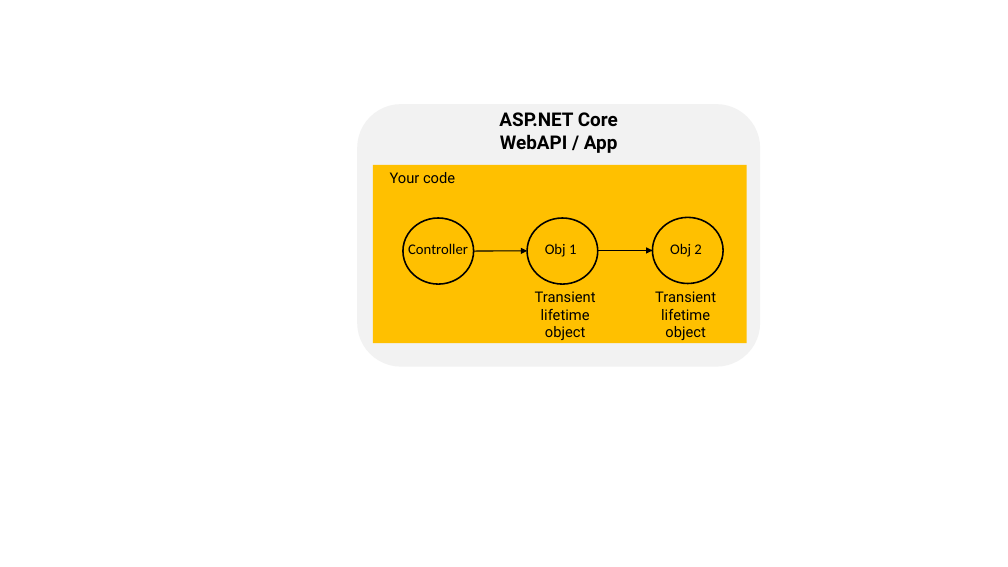
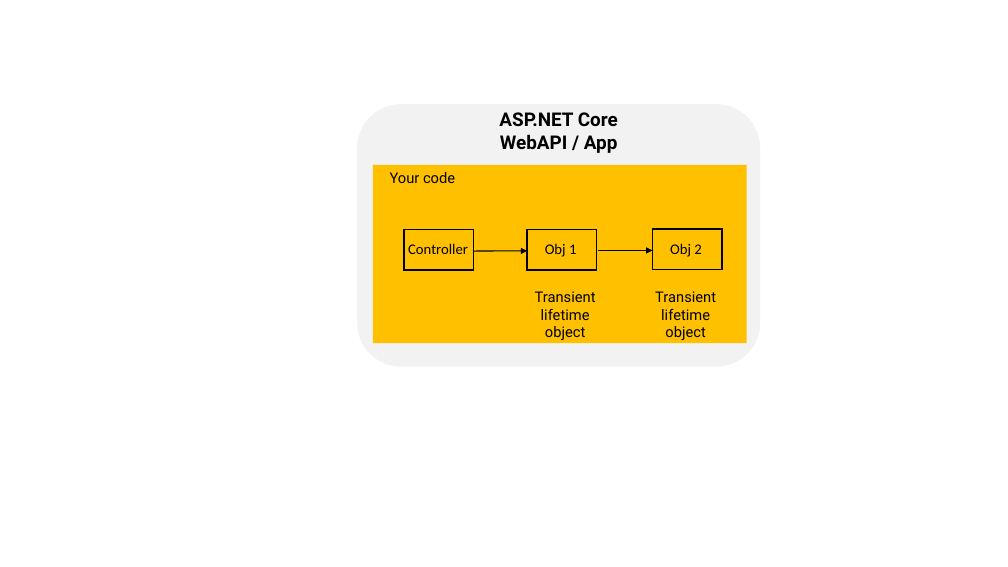
Before and after one commit to CESARDELATORRE/MLNET-Posts, a slide deck: slide 2 of Posts/001-Running-MLNET-Models-in-ASPNETCore/images/Images-MLNET-ASPNETCore.pptx. Drawn at 1008x567 pixels with LibreOffice and Linux fonts; fonts in the diff are those of the drawing. Boxes give left, top, right and bottom in pixels: in the first picture for what was removed or moved away, otherwise in the second. Text is boxed around its words. In the diff, an @@ line names an element or a change of style, - is before the commit and + after.

```diff
--- a/Posts/001-Running-MLNET-Models-in-ASPNETCore/images/Images-MLNET-ASPNETCore.pptx
+++ b/Posts/001-Running-MLNET-Models-in-ASPNETCore/images/Images-MLNET-ASPNETCore.pptx
@@ ellipse removed at box(403, 218, 473, 284) @@
@@ rectangle added at box(404, 230, 473, 270), outline #000000 1.5 pt @@
@@ ellipse removed at box(527, 218, 597, 284) @@
@@ rectangle added at box(527, 230, 597, 270), outline #000000 1.5 pt @@
@@ ellipse removed at box(653, 218, 723, 284) @@
@@ rectangle added at box(653, 229, 722, 269), outline #000000 1.5 pt @@
```
Also in this commit, not shown: 1 slide added, 5 other files.
